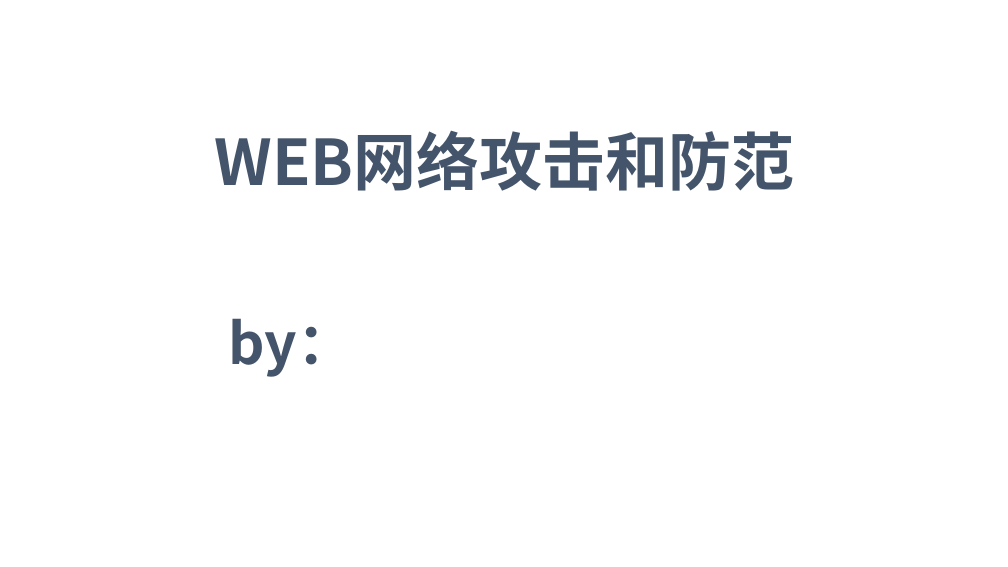
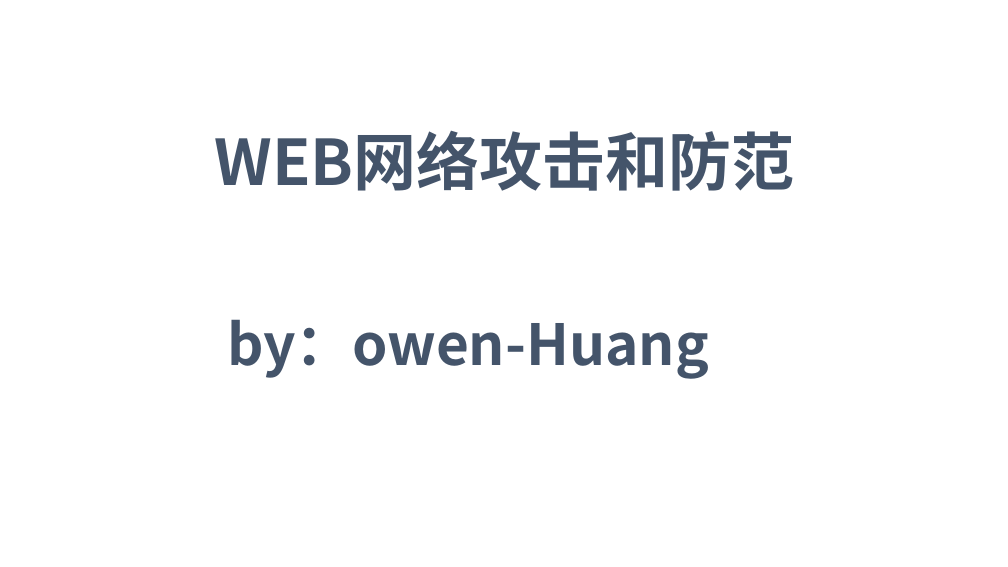
Before and after one commit to bigfairy-Jing/share-network-security, a slide deck: slide 1 of WebSecurity.ppt. Drawn at 1008x567 pixels with LibreOffice and Linux fonts; fonts in the diff are those of the drawing; background and template pictures are left out. Boxes give left, top, right and bottom in pixels: in the first picture for what was removed or moved away, otherwise in the second. Text is boxed around its words. In the diff, an @@ line names an element or a change of style, - is before the commit and + after.

Commit message:
完成最基础文档

```diff
--- a/WebSecurity.ppt
+++ b/WebSecurity.ppt
@@ text at (x1=227, y1=319, x2=709, y2=379): text changed @@
-by：
+by：owen-Huang
```
